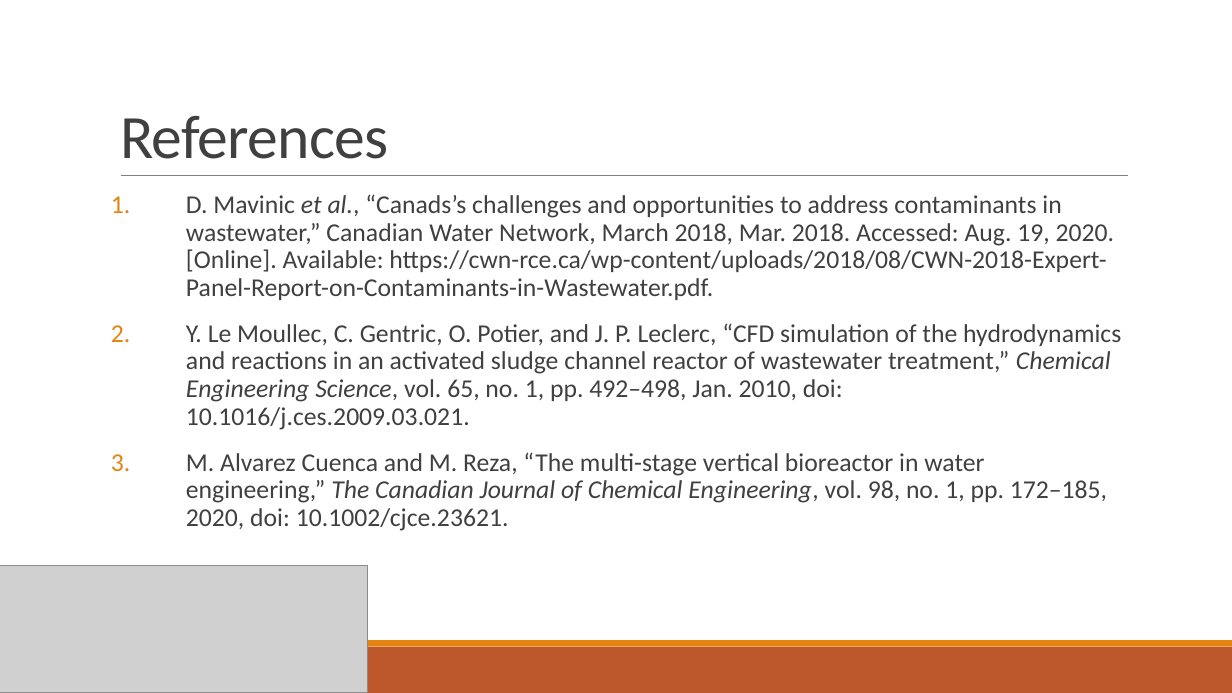
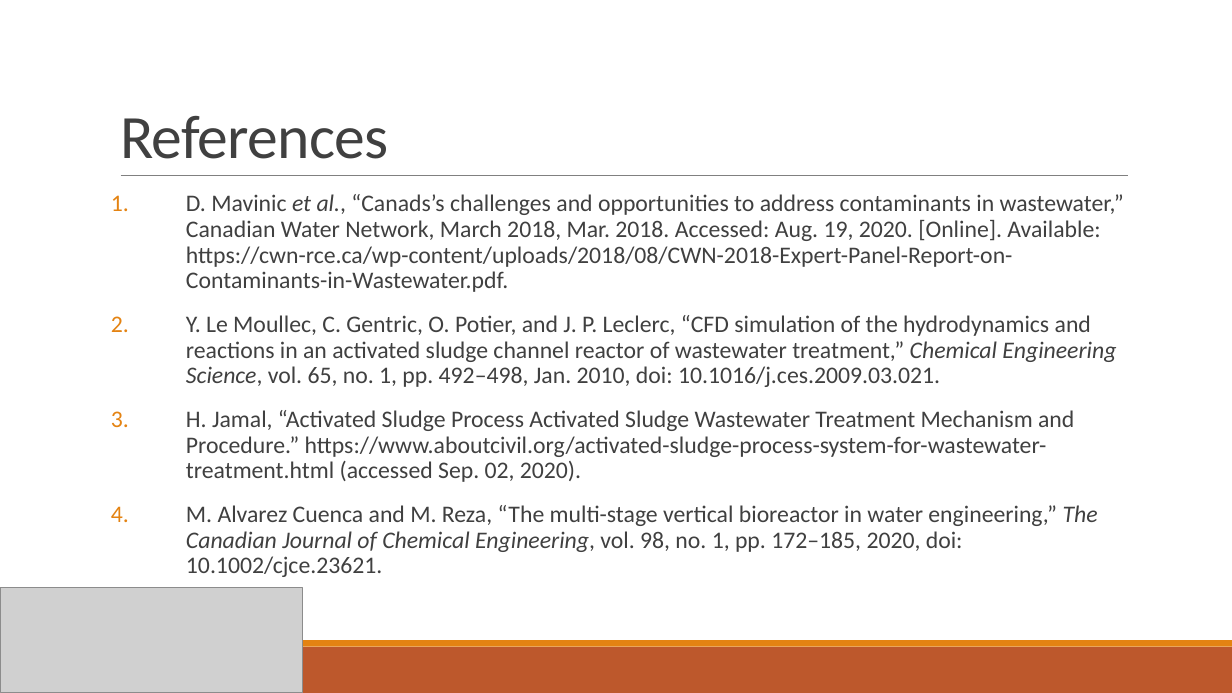
Before and after one commit to mark-edney/Thesis-Matlab, a slide deck: slide 18 of Thesis defense.pptx. Drawn at 1232x693 pixels with LibreOffice and Linux fonts; fonts in the diff are those of the drawing; grey boxes stand for pictures. Boxes give left, top, right and bottom in pixels: in the first picture for what was removed or moved away, otherwise in the second. Text is boxed around its words. In the diff, an @@ line names an element or a change of style, - is before the commit and + after.

```diff
--- a/Thesis defense.pptx
+++ b/Thesis defense.pptx
@@ text at box(186, 194, 1124, 577): size 20 to 18.5 pt in "D. Mavinic et al., “Canads’s challenges and ...", "Y. Le Moullec, C. Gentric, O. Potier, ...", "M. Alvarez Cuenca and M. Reza, “The ..." @@
@@ text at box(186, 410, 1074, 482): paragraph added @@
+3. H. Jamal, “Activated Sludge Process Activated Sludge Wastewater Treatment Mechanism and Procedure.” https://www.aboutcivil.org/activated-sludge-process-system-for-wastewater-treatment.html (accessed Sep. 02, 2020).
@@ picture: place and size @@
-picture at box(0, 566, 367, 693)
+picture at box(0, 588, 302, 693)
```
Also in this commit, not shown: 4 other slides changed, 3 other files.
